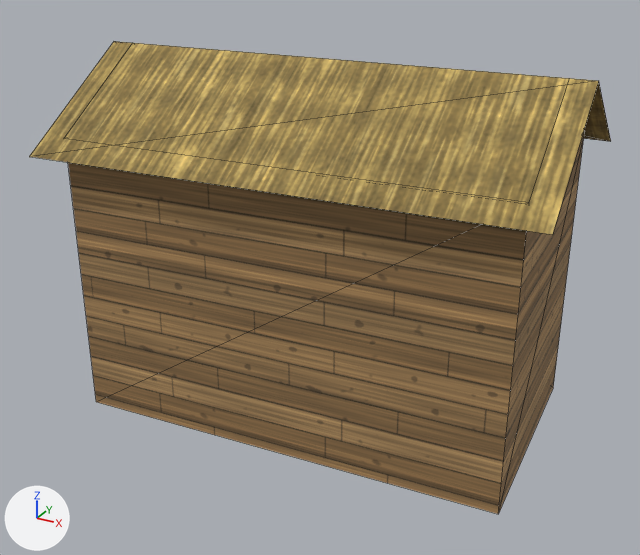
A saved change to the glTF model world/bridgehollow/export/models/buildings/bld_house_036.glb.
Rendered twice from a 50 mm lens placed at (5.16, -9.61, 6.61), pointed at (0.01, -0.23, 1.92). Every picture has the same lights, and +X, +Y and +Z are marked at lower left. The older version comes first. Mesh edges are drawn as thin lines. Vertices at exactly the same position are counted once.

Names of what the first picture shows: 'bld_house_036'.
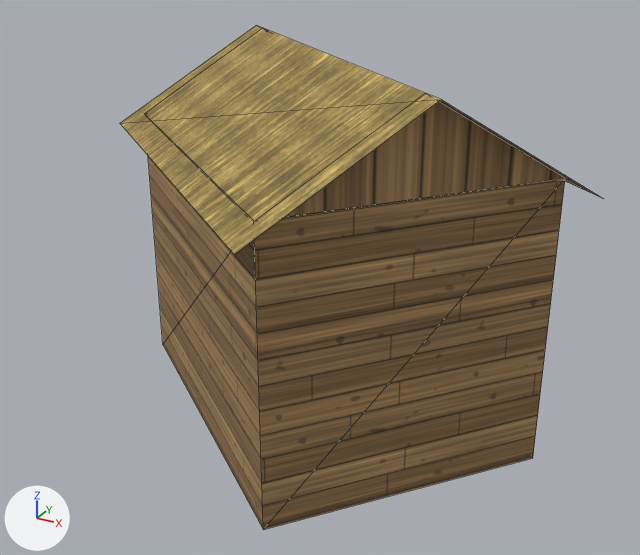
Boxes [x1, y1, x2, y2] around the edits, measured in the pictures (640 x 555 px):
'bld_house_036', reshaped (17% narrower, 7% taller)
    before: [29, 41, 611, 514]
    after: [120, 25, 602, 530]

The change, as a diff of the scene's bpy script:
```diff
--- a/world/bridgehollow/export/models/buildings/bld_house_036.glb.py
+++ b/world/bridgehollow/export/models/buildings/bld_house_036.glb.py
@@ me_bld_house_036 @@
-me_bld_house_036.from_pydata(...)  # 24 vertices, 16 faces; spans x -3.3..3.3, y -2.08..2.08, z 0.0..4.71
-me_bld_house_036.vertices[0].co = (2.76, 1.75, 0.0)  # pixel (553, 387)
-me_bld_house_036.vertices[1].co = (-2.97, 1.35, 0.0)
-me_bld_house_036.vertices[2].co = (-2.97, 1.35, 3.78)
-me_bld_house_036.vertices[3].co = (2.76, 1.75, 3.78)  # pixel (584, 130)
-me_bld_house_036.vertices[4].co = (-2.76, -1.72, 0.0)  # pixel (96, 401)
-me_bld_house_036.vertices[5].co = (-2.76, -1.72, 3.78)  # pixel (65, 138)
-me_bld_house_036.vertices[6].co = (2.97, -1.36, 0.0)  # pixel (498, 514)
-me_bld_house_036.vertices[7].co = (2.97, -1.36, 3.78)  # pixel (529, 202)
-me_bld_house_036.vertices[8].co = (2.76, 1.75, 3.76)  # pixel (584, 132)
-me_bld_house_036.vertices[9].co = (-2.97, 1.35, 3.76)
-me_bld_house_036.vertices[10].co = (-2.76, -1.72, 3.76)
-me_bld_house_036.vertices[11].co = (2.97, -1.36, 3.76)  # pixel (529, 204)
-me_bld_house_036.vertices[12].co = (-2.97, 1.36, 3.78)
-me_bld_house_036.vertices[13].co = (-2.76, -1.75, 3.78)  # pixel (63, 138)
-me_bld_house_036.vertices[14].co = (-2.87, -0.2, 4.71)  # pixel (132, 42)
-me_bld_house_036.vertices[15].co = (2.97, -1.36, 3.78)  # pixel (529, 202)
-me_bld_house_036.vertices[16].co = (2.76, 1.75, 3.78)  # pixel (584, 130)
-me_bld_house_036.vertices[17].co = (2.87, 0.2, 4.71)  # pixel (569, 78)
-me_bld_house_036.vertices[18].co = (3.04, 2.08, 3.6)  # pixel (610, 141)
-me_bld_house_036.vertices[19].co = (-3.3, 1.64, 3.6)
-me_bld_house_036.vertices[20].co = (-3.17, -0.22, 4.71)  # pixel (113, 41)
-me_bld_house_036.vertices[21].co = (3.17, 0.22, 4.71)  # pixel (598, 80)
-me_bld_house_036.vertices[22].co = (-3.04, -2.08, 3.6)  # pixel (29, 156)
-me_bld_house_036.vertices[23].co = (3.3, -1.64, 3.6)  # pixel (552, 234)
+me_bld_house_036.from_pydata(...)  # 24 vertices, 16 faces; spans x -3.43..3.43, y -3.33..3.33, z 0.0..4.77
+# me_bld_house_036 part 1
+me_bld_house_036.vertices[0].co = (-0.75, 2.9, 0.0)
+me_bld_house_036.vertices[1].co = (-3.0, 0.09, 0.0)  # pixel (162, 344)
+me_bld_house_036.vertices[2].co = (-3.0, 0.09, 3.69)  # pixel (144, 113)
+me_bld_house_036.vertices[3].co = (-0.75, 2.9, 3.69)
+me_bld_house_036.vertices[4].co = (0.75, -2.9, 0.0)  # pixel (263, 529)
+me_bld_house_036.vertices[5].co = (0.75, -2.9, 3.69)  # pixel (253, 220)
+me_bld_house_036.vertices[6].co = (3.0, -0.09, 0.0)  # pixel (532, 458)
+me_bld_house_036.vertices[7].co = (3.0, -0.09, 3.69)  # pixel (565, 178)
+me_bld_house_036.vertices[8].co = (-0.75, 2.9, 3.67)
+me_bld_house_036.vertices[9].co = (-3.0, 0.09, 3.67)  # pixel (144, 114)
+me_bld_house_036.vertices[10].co = (0.75, -2.9, 3.67)  # pixel (253, 222)
+me_bld_house_036.vertices[11].co = (3.0, -0.09, 3.67)  # pixel (564, 179)
+me_bld_house_036.vertices[12].co = (0.76, -2.91, 3.69)  # pixel (254, 221)
+me_bld_house_036.vertices[13].co = (3.0, -0.09, 3.69)  # pixel (565, 178)
+me_bld_house_036.vertices[14].co = (1.88, -1.5, 4.77)  # pixel (425, 93)
+me_bld_house_036.vertices[15].co = (-0.76, 2.91, 3.69)
+me_bld_house_036.vertices[16].co = (-3.0, 0.09, 3.69)  # pixel (144, 113)
+me_bld_house_036.vertices[17].co = (-1.88, 1.5, 4.77)  # pixel (262, 27)
+me_bld_house_036.vertices[18].co = (-3.43, 0.04, 3.51)  # pixel (119, 123)
+me_bld_house_036.vertices[19].co = (0.81, -3.33, 3.51)  # pixel (234, 254)
+me_bld_house_036.vertices[20].co = (2.12, -1.69, 4.77)  # pixel (441, 99)
+me_bld_house_036.vertices[21].co = (-2.12, 1.69, 4.77)  # pixel (256, 25)
+me_bld_house_036.vertices[22].co = (3.43, -0.04, 3.51)  # pixel (603, 198)
+me_bld_house_036.vertices[23].co = (-0.81, 3.33, 3.51)
 me_bld_house_036.materials.append(mat_mat_plank)
```
